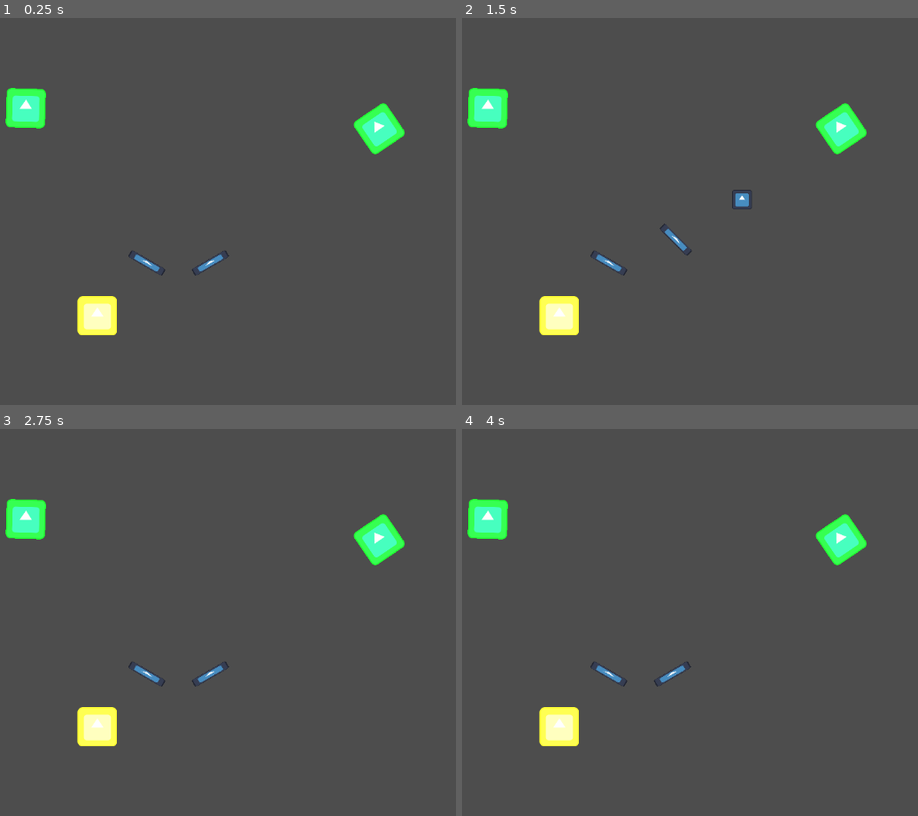
Above: before the commit, frames 1-4 (two rows, left to right).
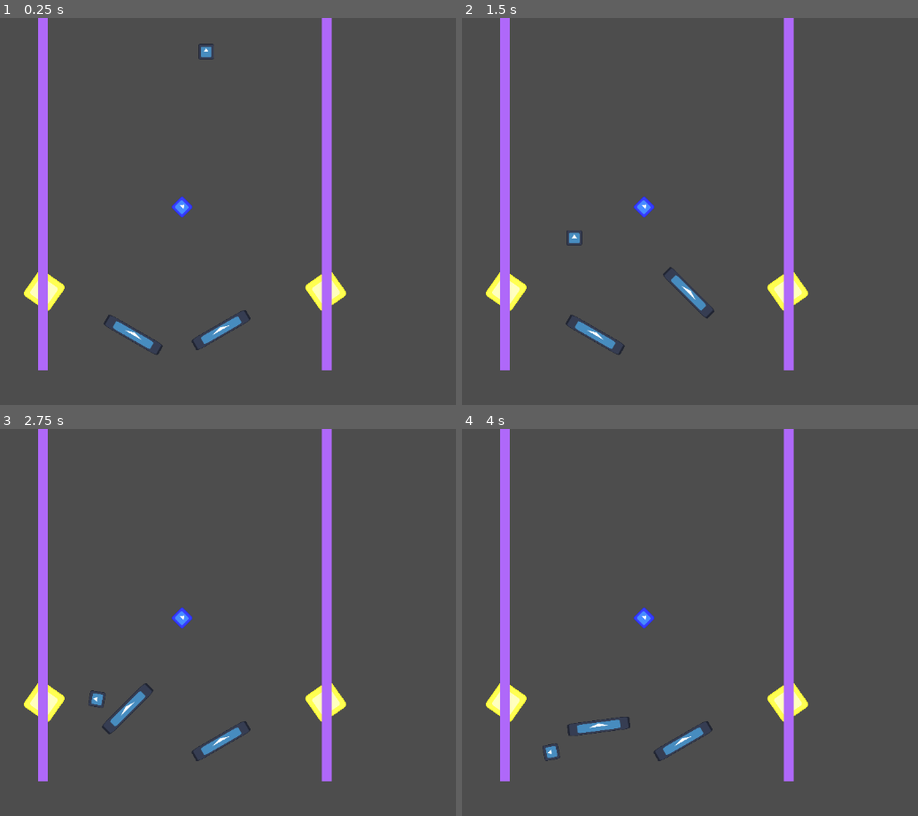
Above: after the commit, the same moments.

Repository: Gamnraa/GMTK-2024
Game: Godot game, scene res://Scenes/Debug.tscn
The game is run twice, just before and just after one commit, with the same random seed, the same clock (stepped at 60 frames per second) and the same inputs. The engine's default icon, where the game draws it, is replaced by a stand-in: a white triangle on a blue panel in a dark square.
Inputs:
- Up to frame 1 (0.25 s): no input
- Up to frame 2 (1.5 s): tap W (key_w) at 0.6, 1.35 s
- Up to frame 3 (2.75 s): tap W (key_w) at 2.1 s
- Up to frame 4 (4 s): tap W (key_w) at 2.85, 3.6 s

The runs differ from the first frame. In frame 1, 8.3% of the frame differs, in the area x 1-89%, y 0-92%; in frame 2, 8.4%; in frame 3, 8.2%; in frame 4, 8.3%.

Commit message:
Test scene build out

Diff:
--- a/Nodes/Paddle.tscn
+++ b/Nodes/Paddle.tscn
@@ -3,15 +3,15 @@
 [ext_resource type="Script" path="res://Scripts/Paddle.gd" id="1_bocht"]
 [ext_resource type="Texture2D" uid="uid://pixqpfjb3cje" path="res://icon.svg" id="2_xhm43"]
 
-[sub_resource type="PhysicsMaterial" id="PhysicsMaterial_ddggu"]
-friction = 0.0
-bounce = 1.0
+[sub_resource type="PhysicsMaterial" id="PhysicsMaterial_vrgc5"]
+friction = 0.0
+bounce = 2.0
 
 [sub_resource type="RectangleShape2D" id="RectangleShape2D_tsa66"]
 size = Vector2(130, 30)
 
 [sub_resource type="RectangleShape2D" id="RectangleShape2D_s7f3t"]
-size = Vector2(226, 546)
+size = Vector2(353, 617)
 
 [sub_resource type="PhysicsMaterial" id="PhysicsMaterial_vn34g"]
 friction = 0.0
@@ -71,7 +71,7 @@
 "times": PackedFloat32Array(0, 0.0333333, 0.0666667),
 "transitions": PackedFloat32Array(1, 1, 1),
 "update": 0,
-"values": [Vector2(-8, 32), Vector2(0, -10), Vector2(-16, -45)]
+"values": [Vector2(50, 60), Vector2(60, -20), Vector2(30, -90)]
 }
 tracks/3/type = "value"
 tracks/3/imported = false
@@ -130,9 +130,9 @@
 friction = 0.0
 bounce = 5.0
 
-[sub_resource type="PhysicsMaterial" id="PhysicsMaterial_vrgc5"]
-friction = 0.0
-bounce = 2.0
+[sub_resource type="PhysicsMaterial" id="PhysicsMaterial_ddggu"]
+friction = 0.0
+bounce = 1.0
 
 [sub_resource type="Animation" id="Animation_taen1"]
 resource_name = "ActivateR"
@@ -172,7 +172,7 @@
 "times": PackedFloat32Array(0, 0.0333333, 0.0666667),
 "transitions": PackedFloat32Array(1, 1, 1),
 "update": 0,
-"values": [Vector2(-8, 31), Vector2(-16, -8), Vector2(0, -45)]
+"values": [Vector2(-8, 31), Vector2(-25, -50), Vector2(20, -120)]
 }
 tracks/3/type = "value"
 tracks/3/imported = false
@@ -184,7 +184,7 @@
 "times": PackedFloat32Array(0),
 "transitions": PackedFloat32Array(1),
 "update": 0,
-"values": [Vector2(46, 0)]
+"values": [Vector2(100, -20)]
 }
 tracks/4/type = "value"
 tracks/4/imported = false
@@ -230,29 +230,29 @@
 }
 
 [node name="Paddle" type="AnimatableBody2D"]
-physics_material_override = SubResource("PhysicsMaterial_ddggu")
-constant_linear_velocity = Vector2(0, -400)
-constant_angular_velocity = -0.523599
+physics_material_override = SubResource("PhysicsMaterial_vrgc5")
+constant_linear_velocity = Vector2(0, -250)
 script = ExtResource("1_bocht")
 
 [node name="Sprite2D" type="Sprite2D" parent="."]
-position = Vector2(46, 0)
+position = Vector2(100, -20)
 rotation = 0.785398
-scale = Vector2(1, 0.203125)
+scale = Vector2(2, 0.406)
 texture = ExtResource("2_xhm43")
 offset = Vector2(-63, -5.389)
 flip_h = true
 
 [node name="CollisionShape2D" type="CollisionShape2D" parent="."]
-position = Vector2(0, -45)
+position = Vector2(20, -120)
 rotation = 0.785398
+scale = Vector2(2, 2)
 shape = SubResource("RectangleShape2D_tsa66")
 
 [node name="Area2D" type="Area2D" parent="."]
 monitorable = false
 
 [node name="CollisionShape2D" type="CollisionShape2D" parent="Area2D"]
-position = Vector2(31, -193)
+position = Vector2(53.5, -228.5)
 shape = SubResource("RectangleShape2D_s7f3t")
 
 [node name="AnimationPlayer" type="AnimationPlayer" parent="."]
--- a/Nodes/Wall.tscn
+++ b/Nodes/Wall.tscn
@@ -1,8 +1,20 @@
-[gd_scene load_steps=2 format=3 uid="uid://cty625ei6euq3"]
+[gd_scene load_steps=3 format=3 uid="uid://cty625ei6euq3"]
+
+[sub_resource type="PhysicsMaterial" id="PhysicsMaterial_xlkdu"]
+friction = 0.05
+bounce = 0.8
 
 [sub_resource type="RectangleShape2D" id="RectangleShape2D_hslnc"]
+size = Vector2(40, 40)
 
 [node name="Wall" type="StaticBody2D"]
+physics_material_override = SubResource("PhysicsMaterial_xlkdu")
 
 [node name="CollisionShape2D" type="CollisionShape2D" parent="."]
+position = Vector2(20, 20)
 shape = SubResource("RectangleShape2D_hslnc")
+
+[node name="ColorRect" type="ColorRect" parent="."]
+offset_right = 40.0
+offset_bottom = 40.0
+color = Color(0.686275, 0.407843, 0.976471, 1)
--- a/Scenes/Debug.tscn
+++ b/Scenes/Debug.tscn
@@ -1,9 +1,15 @@
-[gd_scene load_steps=5 format=3 uid="uid://civshdmxkibkj"]
+[gd_scene load_steps=8 format=3 uid="uid://civshdmxkibkj"]
 
 [ext_resource type="PackedScene" uid="uid://mjfasvq6c18d" path="res://Nodes/Ball.tscn" id="1_41c0u"]
 [ext_resource type="Script" path="res://Scripts/Debug.gd" id="1_yb2f0"]
 [ext_resource type="PackedScene" uid="uid://2pucwjb3by2t" path="res://Nodes/Obstacle.tscn" id="2_lweux"]
 [ext_resource type="PackedScene" uid="uid://dmobv4nr66fml" path="res://Nodes/Paddle.tscn" id="4_g2gd7"]
+[ext_resource type="PackedScene" uid="uid://cty625ei6euq3" path="res://Nodes/Wall.tscn" id="5_42r4l"]
+[ext_resource type="PackedScene" uid="uid://sglemheg4tg8" path="res://Nodes/Circle.tscn" id="6_5u6k2"]
+
+[sub_resource type="PhysicsMaterial" id="PhysicsMaterial_cei2g"]
+friction = 0.5
+bounce = 0.44
 
 [node name="Debug" type="Node2D"]
 script = ExtResource("1_yb2f0")
@@ -11,26 +17,70 @@
 [node name="Ball" parent="." instance=ExtResource("1_41c0u")]
 position = Vector2(659, -676)
 
-[node name="Obstacle" parent="." instance=ExtResource("2_lweux")]
-position = Vector2(288, 648)
+[node name="ObstacleY2" parent="." instance=ExtResource("2_lweux")]
+position = Vector2(0, 325)
+rotation = 0.610865
 
-[node name="Obstacle2" parent="." instance=ExtResource("2_lweux")]
-position = Vector2(1206, 38)
-rotation = -0.596356
-color = 1
+[node name="ObstacleY1" parent="." instance=ExtResource("2_lweux")]
+position = Vector2(1146, 325)
+rotation = -0.610865
 
-[node name="Obstacle3" parent="." instance=ExtResource("2_lweux")]
-position = Vector2(55, -29)
-rotation = 0.028228
-color = 1
+[node name="ObstacleB1" parent="." instance=ExtResource("2_lweux")]
+position = Vector2(561, -15)
+rotation = 0.785398
+scale = Vector2(0.5, 0.5)
+color = 2
 
 [node name="Paddle" parent="." instance=ExtResource("4_g2gd7")]
-position = Vector2(457, 445)
+position = Vector2(315, 445)
 
 [node name="Paddle2" parent="." instance=ExtResource("4_g2gd7")]
-position = Vector2(665, 445)
+position = Vector2(730, 445)
 side = 1
 
 [node name="Camera2D" type="Camera2D" parent="."]
+position = Vector2(0, -300)
 offset = Vector2(575, 325)
-zoom = Vector2(0.5, 0.5)
+zoom = Vector2(0.4, 0.4)
+
+[node name="Wall" parent="." instance=ExtResource("5_42r4l")]
+position = Vector2(-24, -950)
+scale = Vector2(1, 40)
+
+[node name="Wall2" parent="." instance=ExtResource("5_42r4l")]
+position = Vector2(1131, -950)
+scale = Vector2(1, 40)
+
+[node name="Polygon2D" type="Polygon2D" parent="."]
+color = Color(0.684656, 0.407993, 0.976907, 1)
+polygon = PackedVector2Array(0, 0, 0, 0, 0, 0, 0, 0)
+
+[node name="ObstacleR" parent="." instance=ExtResource("6_5u6k2")]
+position = Vector2(550, -500)
+scale = Vector2(0.33, 0.33)
+physics_material_override = SubResource("PhysicsMaterial_cei2g")
+color = 0
+
+[node name="ObstacleR2" parent="." instance=ExtResource("6_5u6k2")]
+position = Vector2(900, -500)
+scale = Vector2(0.33, 0.33)
+physics_material_override = SubResource("PhysicsMaterial_cei2g")
+color = 0
+
+[node name="ObstacleR3" parent="." instance=ExtResource("6_5u6k2")]
+position = Vector2(200, -500)
+scale = Vector2(0.33, 0.33)
+physics_material_override = SubResource("PhysicsMaterial_cei2g")
+color = 0
+
+[node name="ObstacleR4" parent="." instance=ExtResource("6_5u6k2")]
+position = Vector2(375, -300)
+scale = Vector2(0.33, 0.33)
+physics_material_override = SubResource("PhysicsMaterial_cei2g")
+color = 0
+
+[node name="ObstacleR5" parent="." instance=ExtResource("6_5u6k2")]
+position = Vector2(750, -300)
+scale = Vector2(0.33, 0.33)
+physics_material_override = SubResource("PhysicsMaterial_cei2g")
+color = 0
